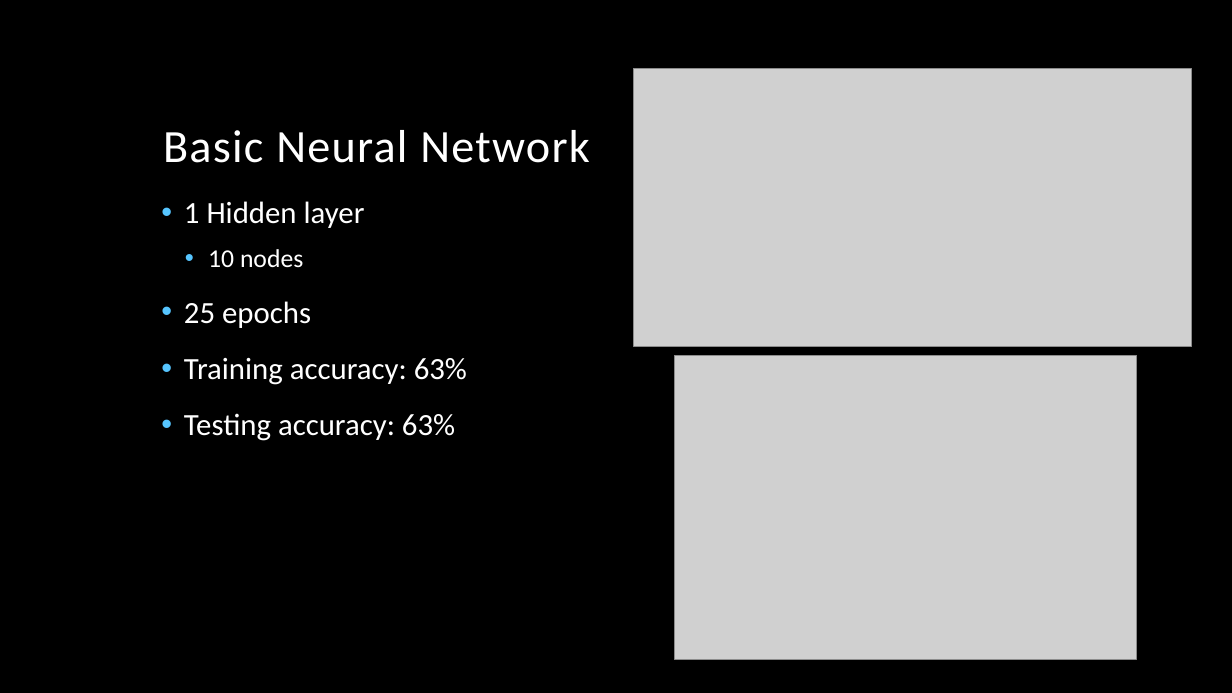
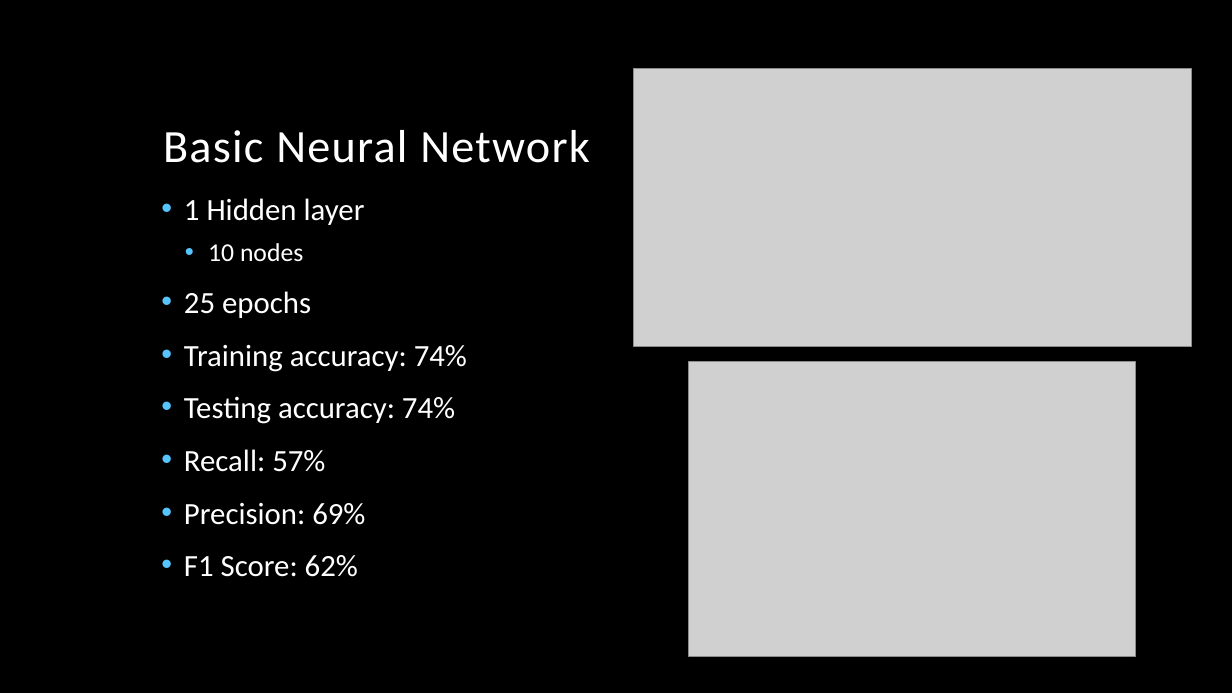
Before and after one commit to JohnathanJack/determination-of-duplicates, a slide deck: slide 8 of presentation.pptx. Drawn at 1232x693 pixels with LibreOffice and Linux fonts; fonts in the diff are those of the drawing; grey boxes stand for pictures; background and template pictures are left out. Boxes give left, top, right and bottom in pixels: in the first picture for what was removed or moved away, otherwise in the second. Text is boxed around its words. In the diff, an @@ line names an element or a change of style, - is before the commit and + after.

Commit message:
fixed the neural network predictions and fixed powerpoint slides

```diff
--- a/presentation.pptx
+++ b/presentation.pptx
@@ text at <box>184,198,365,318</box>: line spacing 0.9 to 0.8 @@
@@ text at <box>184,345,467,577</box>: text changed @@
-• Training accuracy: 63%
-• Testing accuracy: 63%
+• Training accuracy: 74%
+• Testing accuracy: 74%
+• Recall: 57%
+• Precision: 69%
+• F1 Score: 62%
@@ picture: place and size @@
-picture at <box>674,355,1136,659</box>
+picture at <box>689,361,1135,657</box>
```
